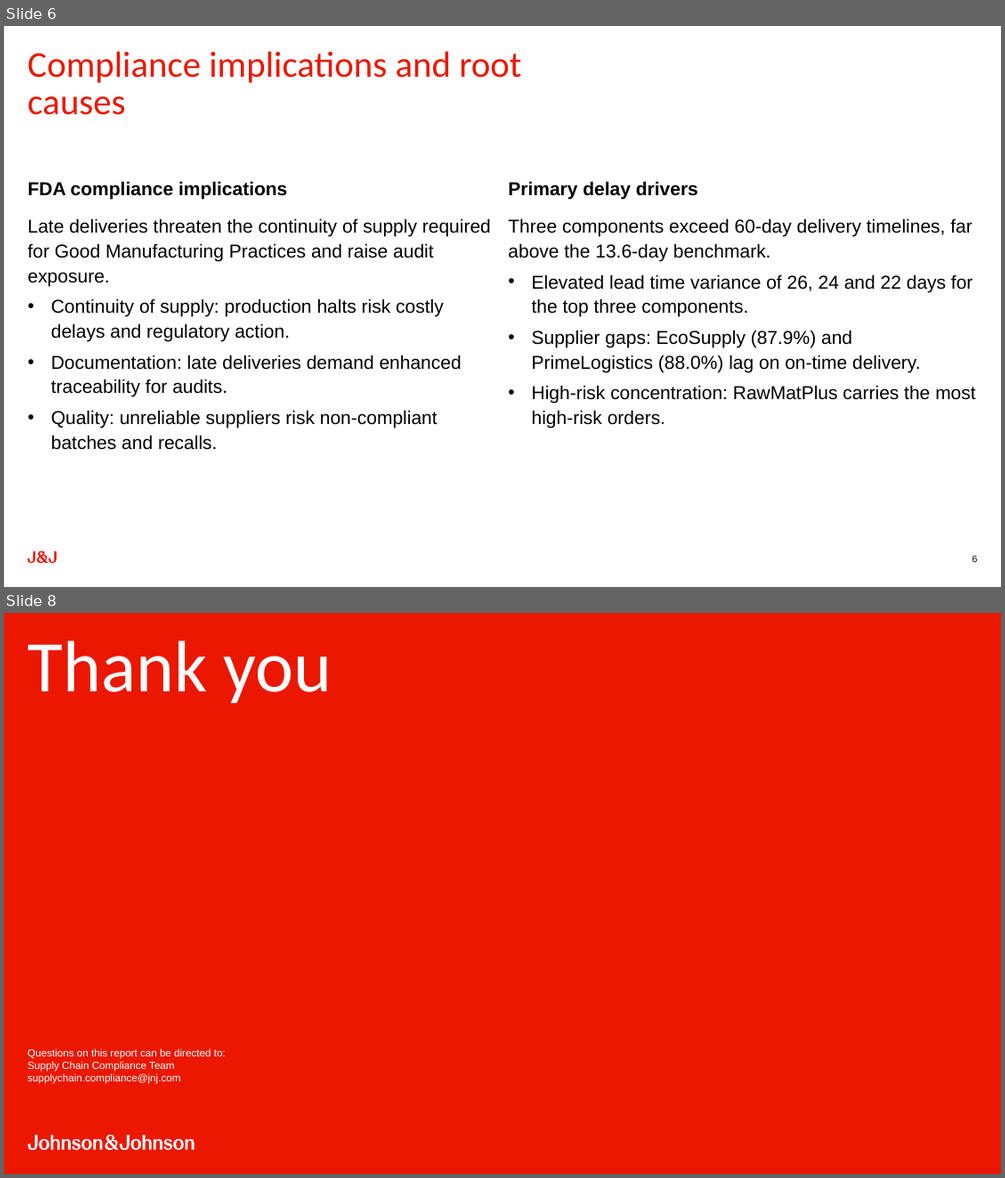
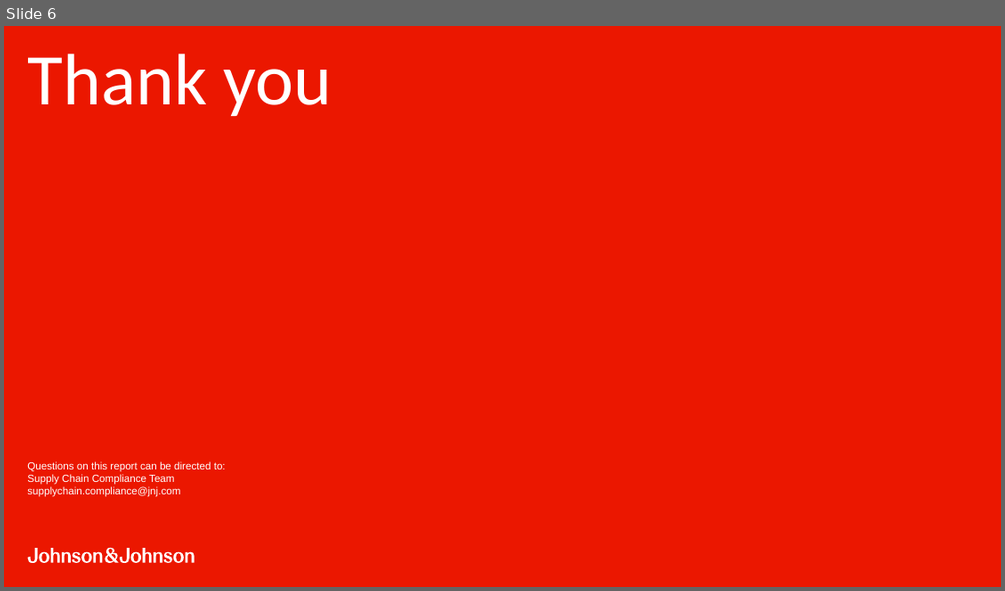
Before and after one commit to vatieh-jnj/AI-Powered-w-Copilot, a slide deck: CoPilot Project/Supply Chain Issue Compliance Report.pptx. Shown one above the other, each under a label of ours: slides 6 and 8 before the commit, slide 6 after it; the slides between them are not shown. The pictures are 1005x1178 and 1005x591 pixels, drawn with LibreOffice and Linux fonts; fonts in the diff are those of the drawing; background and template pictures are left out. Boxes give left, top, right and bottom in pixels: in the first picture for what was removed or moved away, otherwise in the second. Text is boxed around its words. In the diff, an @@ line names an element or a change of style, - is before the commit and + after.

```diff
--- a/CoPilot Project/Supply Chain Issue Compliance Report.pptx
+++ b/CoPilot Project/Supply Chain Issue Compliance Report.pptx
@@ slide 6 removed at [4,26,1001,587], background #FFFFFF @@
@@ title removed at [27,51,521,115] @@
-Compliance implications and root causes
@@ text removed at [28,181,491,450] @@
-FDA compliance implications
-Late deliveries threaten the continuity of supply required for Good Manufacturing Practices and raise audit exposure.
-  • Continuity of supply: production halts risk costly delays and regulatory action.
-  • Documentation: late deliveries demand enhanced traceability for audits.
-  • Quality: unreliable suppliers risk non-compliant batches and recalls.
@@ text removed at [508,181,975,428] @@
-Primary delay drivers
-Three components exceed 60-day delivery timelines, far above the 13.6-day benchmark.
-  • Elevated lead time variance of 26, 24 and 22 days for the top three components.
-  • Supplier gaps: EcoSupply (87.9%) and PrimeLogistics (88.0%) lag on on-time delivery.
-  • High-risk concentration: RawMatPlus carries the most high-risk orders.
@@ freeform shape removed at [27,551,57,563] @@
@@ page number removed at [972,555,978,562] @@
-6
@@ what was slide 8 is now slide 6 @@
```
Also in this commit, not shown: 2 slides changed, 3 slides added, 4 other slides removed.
